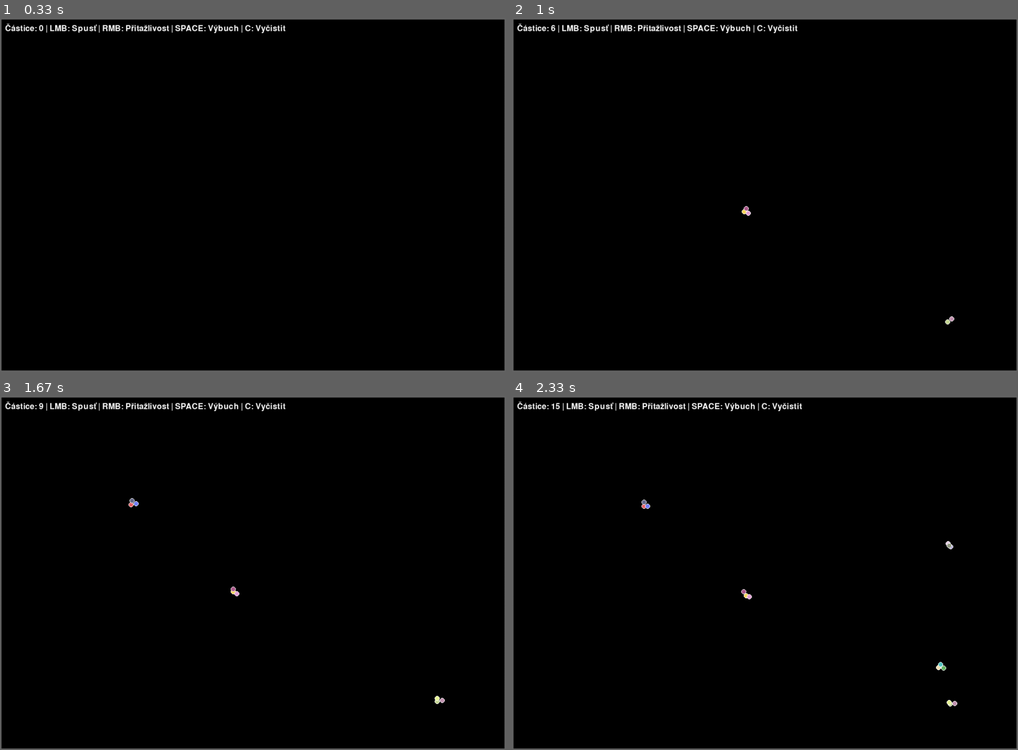
Above: before the commit, frames 1-4 (two rows, left to right).
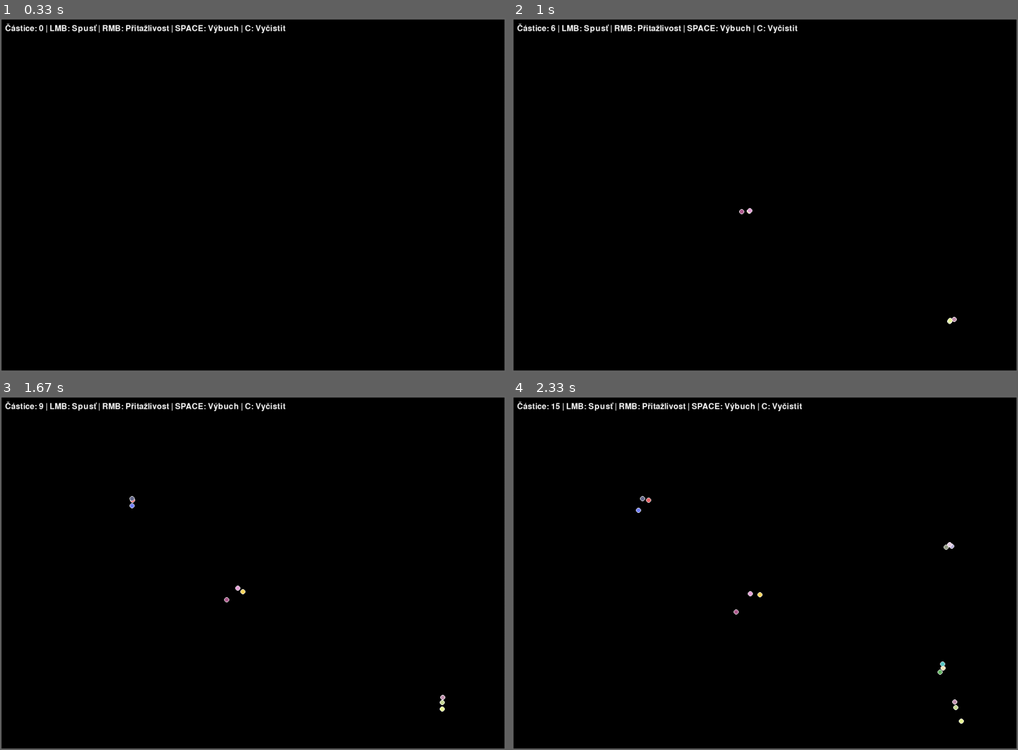
Above: after the commit, the same moments.

Repository: Maximistr/Maximistr
Game: pygame game, started from 03_particle_system/particle_system.py
Two runs of this game, one before a commit and one after it. Both use one fixed random seed, a clock stepped at 60 frames per second and the inputs below.
Inputs (mouse positions are in pixels of both pictures, inside the frame that each line leads up to):
- Up to frame 1 (0.33 s): no input
- Up to frame 2 (1 s): click (744, 209) at 0.38 s; click (952, 318) at 0.72 s
- Up to frame 3 (1.67 s): click (131, 502) at 1.05 s; right-click (182, 498) at 1.38 s
- Up to frame 4 (2.33 s): click (942, 665) at 1.72 s; click (947, 544) at 2.05 s

Frame 1 is identical in both runs. In frame 2, less than 0.1% of the frame differs, in the area x 44-88%, y 53-87%; in frame 3, 0.2%; in frame 4, 0.3%, in the area x 24-90%, y 28-93%.

Commit message:
Zvýšena rychlost částic: větší počáteční rychlost, nižší odpor vzduchu, zvýšená gravitace

Diff:
--- a/03_particle_system/particle_system.py
+++ b/03_particle_system/particle_system.py
@@ -14,9 +14,9 @@
 # Konstanty
 SCREEN_WIDTH, SCREEN_HEIGHT = 1000, 700
 FPS = 60
-GRAVITY = 9.81
+GRAVITY = 15  # Zwiększona grawitacja
 PARTICLE_RADIUS = 5
-FRICTION = 0.99  # Odpor vzduchu (0.99 = 1% ztráta energie za frame)
+FRICTION = 0.998  # Odpor vzduchu (0.998 = 0.2% ztráta energie za frame)
 ELASTICITY = 0.85  # Pružnost srážek (0.85 = 15% ztráta energie)
 PARTICLE_MASS = 1.0
 
@@ -160,9 +160,9 @@
     def add_particle(self, x, y, vx=None, vy=None):
         """Přidej novou částici"""
         if vx is None and vy is None:
-            # Náhodná počáteční rychlost
+            # Náhodná počáteční rychlost (zvýšena pro větší dynamiku)
             angle = random.uniform(0, 2 * math.pi)
-            speed = random.uniform(2, 8)
+            speed = random.uniform(10, 25)
             vx = math.cos(angle) * speed
             vy = math.sin(angle) * speed
 
@@ -195,7 +195,7 @@
             dist = math.sqrt(dx*dx + dy*dy) + 0.1
 
             # Rozptyl od středu
-            explosion_force = 15
+            explosion_force = 30
             particle.vx += (dx / dist) * explosion_force
             particle.vy += (dy / dist) * explosion_force
 
